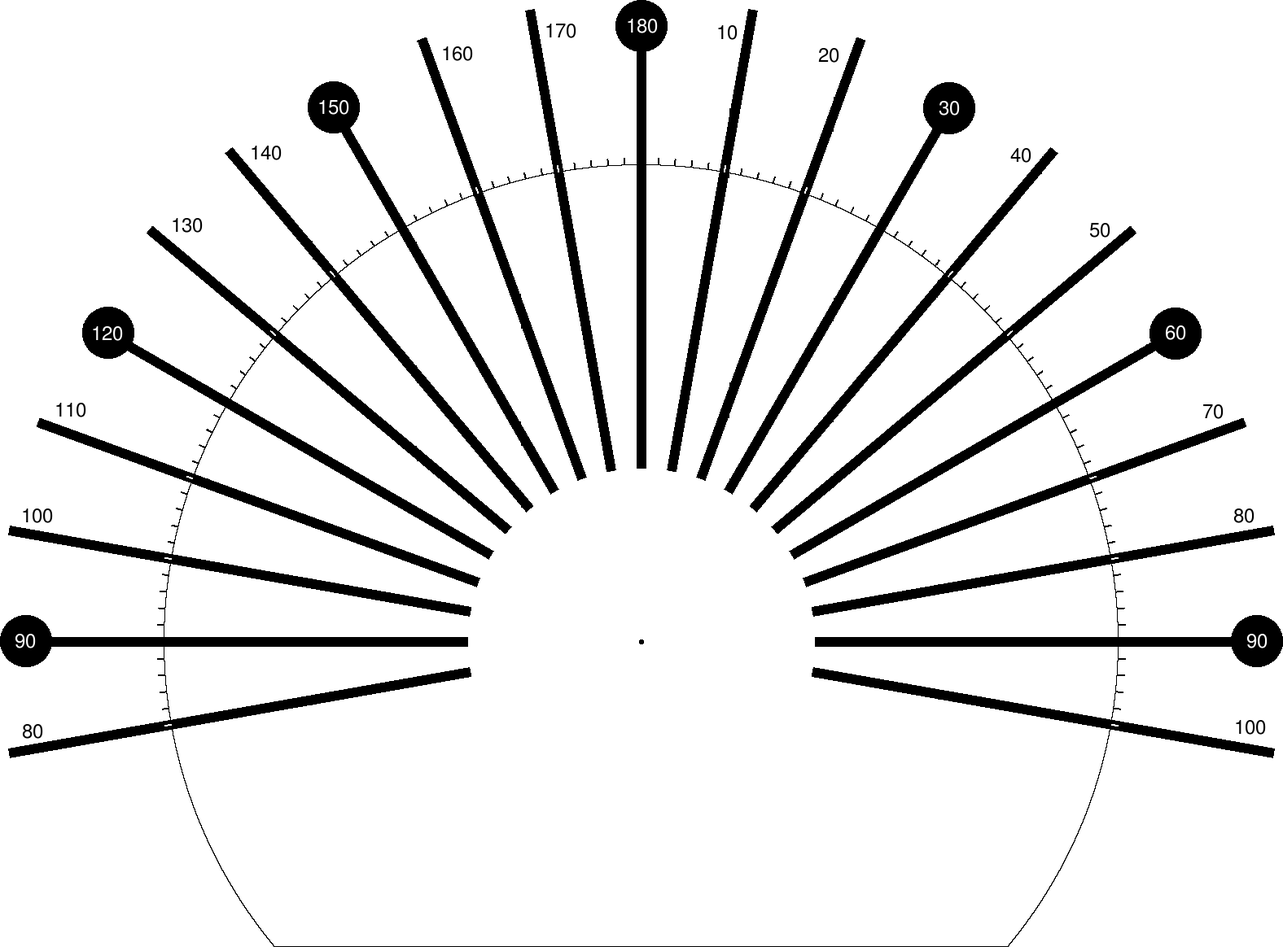
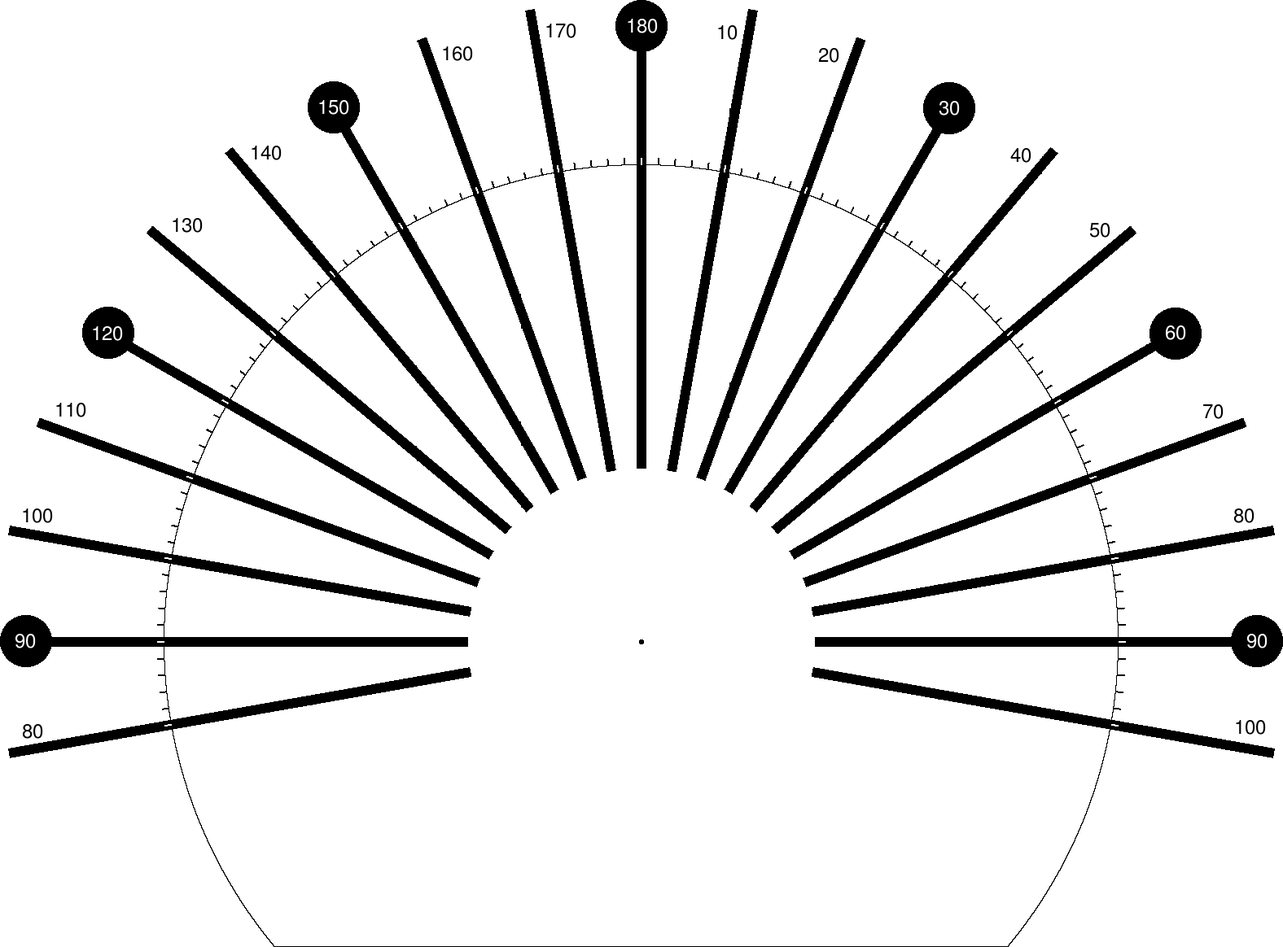
Layer changes from the first 1283×947 image to the second:
painted on "10° Notches" over [157,157,1126,644]
